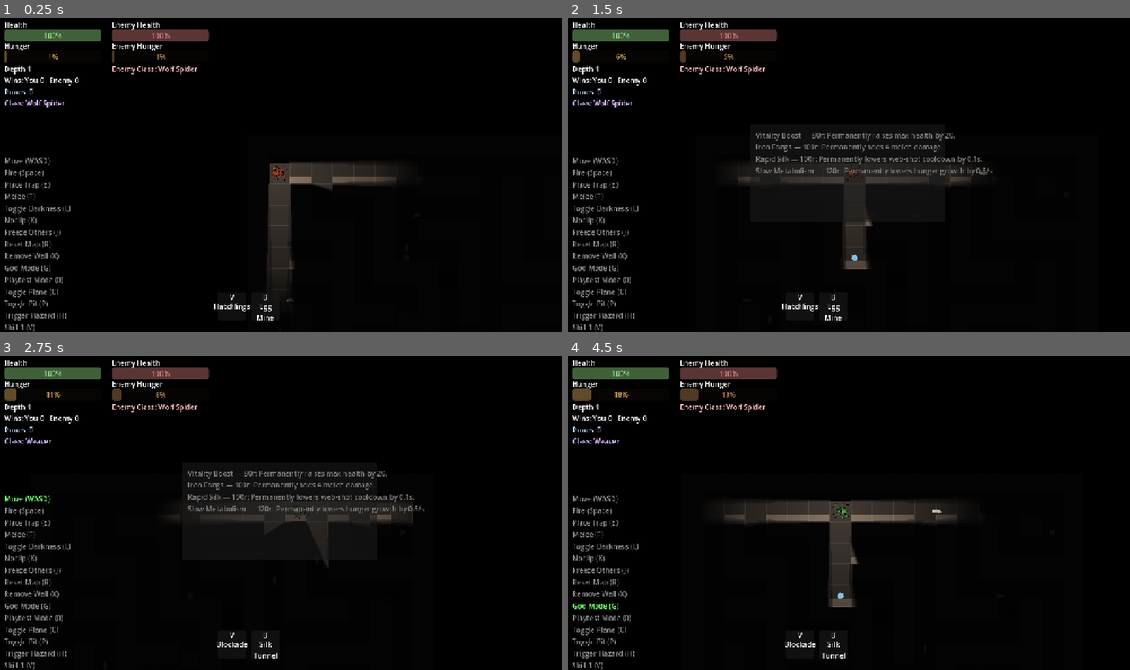
Above: before the commit, frames 1-4 (two rows, left to right).
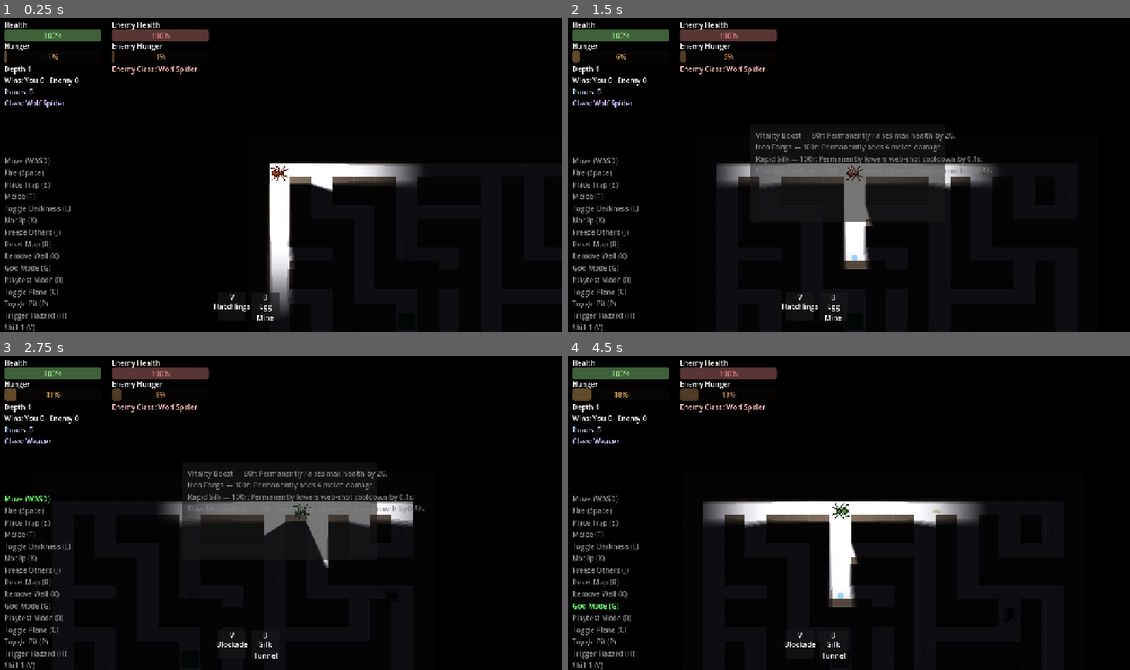
Above: after the commit, the same moments.

Repository: ehix/burrow
Game: Godot game, scene res://world/world.tscn
The game is run twice, just before and just after one commit, with the same random seed, the same clock (stepped at 60 frames per second) and the same inputs.
Inputs (mouse positions are in pixels of both pictures, inside the frame that each line leads up to):
- Up to frame 1 (0.25 s): no input
- Up to frame 2 (1.5 s): tap Enter at 0.5 s; move the mouse to (972, 156) at 0.52 s; hold D (move_right) 0.53-1.25 s; hold X (dev_remove_wall) 0.53-1.25 s; click (972, 156) at 0.67 s; tap 5 (toggle_shop) at 0.77 s; drag from (736, 187) to (871, 171) at 1.27 s
- Up to frame 3 (2.75 s): move the mouse to (337, 440) at 2.02 s; hold D (move_right) from 2.03 s (still down); hold Q (cycle_class) from 2.03 s (still down); tap X (dev_remove_wall) at 2.3 s
- Up to frame 4 (4.5 s): release D (move_right) at 2.75 s; release Q (cycle_class) at 2.75 s; drag from (820, 575) to (961, 594) at 2.77 s; move the mouse to (1017, 560) at 3.52 s; hold A (move_left) 3.53-4.25 s; hold G (dev_god_mode) 3.53-4.25 s; tap 5 (toggle_shop) at 3.77 s; tap X (dev_remove_wall) at 3.8 s; drag from (680, 462) to (809, 594) at 4.27 s

The runs differ from the first frame. In frame 1, 2.9% of the frame differs, in the area x 47-76%, y 46-96%; in frame 2, 3.5%; in frame 3, 2.7%; in frame 4, 3.7%, in the area x 23-75%, y 46-78%.

Commit message:
GroundLayer/FloorRenderer: floor dim-on-ceiling, retire ceiling_floor_color

Diff:
--- /dev/null
+++ b/assets/shaders/ground_dim.gdshader
@@ -0,0 +1,26 @@
+shader_type canvas_item;
+
+// Desaturate + darken pass for GroundLayer's "hazy background" read while
+// viewed from the ceiling (tunnel visual rework Phase 2) -- no blur
+// convolution, matching the design doc's own recommendation to start with
+// the cheaper version and only reach for a true blur pass if playtesting
+// shows it's needed. dim_enabled is a plain on/off switch, not a strength
+// dial -- GroundLayer is either the background (dimmed) or the plane in
+// focus (undimmed), never a partial blend between the two.
+uniform float saturation : hint_range(0.0, 1.0) = 0.6;
+uniform float brightness : hint_range(0.0, 1.0) = 0.75;
+uniform bool dim_enabled = false;
+
+void fragment() {
+	// No early `return` in fragment() -- this project's renderer rejects it
+	// (see outline.gdshader's identical note); every branch funnels into
+	// one COLOR assignment instead.
+	vec4 tex_color = texture(TEXTURE, UV);
+	if (dim_enabled) {
+		float luminance = dot(tex_color.rgb, vec3(0.299, 0.587, 0.114));
+		vec3 desaturated = mix(vec3(luminance), tex_color.rgb, saturation);
+		COLOR = vec4(desaturated * brightness, tex_color.a);
+	} else {
+		COLOR = tex_color;
+	}
+}
--- /dev/null
+++ b/tests/test_floor_renderer.gd
@@ -0,0 +1,18 @@
+extends GutTest
+## FloorRenderer (tunnel visual rework Phase 2): draws just the maze's open
+## floor tiles, split out of MazeRenderer so GroundLayer can dim it
+## independently of the (now wall-only) MazeRenderer. No pixel assertions
+## -- this project's own established pattern (see test_maze_renderer_plane.gd)
+## -- just that setup() doesn't error against a real maze once the engine's
+## own redraw cycle actually calls _draw() (never call _draw() directly --
+## draw_rect() requires an active redraw pass).
+
+func test_setup_does_not_error_with_a_real_maze() -> void:
+	var renderer := FloorRenderer.new()
+	add_child_autofree(renderer)
+	var maze := MazeGenerator.generate(3, 3, 1)
+
+	renderer.setup(maze, 48)
+	await renderer.get_tree().process_frame
+
+	assert_true(true, "reached this point without erroring")
--- /dev/null
+++ b/tests/test_ground_layer.gd
@@ -0,0 +1,39 @@
+extends GutTest
+## GroundLayer (tunnel visual rework Phase 2): a CanvasGroup carrying the
+## desaturate/darken shader for the "hazy background" read while the
+## player is on the ceiling. set_dimmed() lazily creates the material on
+## _ready() and just flips one uniform -- no ref-counting needed (unlike
+## OutlineFx's outline toggle), since only Level's own plane-focus refresh
+## ever calls this for one node.
+
+func _make_ground_layer() -> GroundLayer:
+	var layer := GroundLayer.new()
+	add_child_autofree(layer)
+	return layer
+
+
+func test_ready_creates_the_shader_material() -> void:
+	var layer := _make_ground_layer()
+
+	var mat := layer.material as ShaderMaterial
+	assert_not_null(mat)
+	assert_eq(mat.shader, GroundLayer.GroundDimShader)
+
+
+func test_set_dimmed_true_sets_the_shader_parameter() -> void:
+	var layer := _make_ground_layer()
+
+	layer.set_dimmed(true)
+
+	var mat := layer.material as ShaderMaterial
+	assert_true(mat.get_shader_parameter("dim_enabled"))
+
+
+func test_set_dimmed_false_clears_the_shader_parameter() -> void:
+	var layer := _make_ground_layer()
+	layer.set_dimmed(true)
+
+	layer.set_dimmed(false)
+
+	var mat := layer.material as ShaderMaterial
+	assert_false(mat.get_shader_parameter("dim_enabled"))
--- a/tests/test_level_plane_focus.gd
+++ b/tests/test_level_plane_focus.gd
@@ -92,3 +92,23 @@
 	var mat := enemy_sprite.material as ShaderMaterial
 	assert_almost_eq(mat.get_shader_parameter("body_alpha"), camo_alpha, 0.001,
 		"plane-focus dimming must not overwrite Camouflage's own body_alpha")
+
+
+func test_refresh_plane_focus_dims_ground_layer_when_player_is_on_ceiling() -> void:
+	var level := _make_level()
+	var player_plane := level.player.get_node("PlaneComponent") as PlaneComponent
+	player_plane.current_plane = Level.Layer.CEILING
+
+	level._refresh_plane_focus()
+
+	var mat := level._ground_layer.material as ShaderMaterial
+	assert_true(mat.get_shader_parameter("dim_enabled"), "ground is background while the player is on the ceiling")
+
+
+func test_refresh_plane_focus_keeps_ground_layer_undimmed_when_player_is_on_ground() -> void:
+	var level := _make_level()
+
+	level._refresh_plane_focus() # default GROUND
+
+	var mat := level._ground_layer.material as ShaderMaterial
+	assert_false(mat.get_shader_parameter("dim_enabled"), "ground is the plane in focus, not background")
--- a/tests/test_maze_renderer_plane.gd
+++ b/tests/test_maze_renderer_plane.gd
@@ -1,8 +1,10 @@
 extends GutTest
-## MazeRenderer's per-plane floor color (ceiling/plane mechanics rework):
-## replaces the old ceiling sprite tint with a floor re-color, so the ground
-## renders in floor_color and the ceiling in ceiling_floor_color — the
-## roadmap's literal "floor re-colors (not spider)" requirement.
+## MazeRenderer's per-plane wall orientation (tunnel visual rework Phase 2):
+## _active_plane now drives which way a wall's front face renders (see
+## _draw_wall_ground()/_draw_wall_ceiling()) rather than a floor recolor --
+## floor rendering moved to FloorRenderer/GroundLayer, which handles "which
+## plane am I on" via dimming instead (see test_ground_layer.gd,
+## test_level_plane_focus.gd).
 
 func _make_renderer() -> MazeRenderer:
 	var renderer := MazeRenderer.new()
@@ -33,9 +35,3 @@
 	renderer.set_active_plane(Level.Layer.GROUND)
 
 	assert_eq(renderer._active_plane, Level.Layer.GROUND)
-
-
-func test_floor_and_ceiling_colors_are_distinct() -> void:
-	var renderer := _make_renderer()
-
-	assert_ne(renderer.floor_color, renderer.ceiling_floor_color)
--- /dev/null
+++ b/world/ground_layer.gd
@@ -0,0 +1,35 @@
+class_name GroundLayer
+extends CanvasGroup
+## Everything ground-resident that should read as a hazy background layer
+## while the player is on the ceiling (tunnel visual rework Phase 2, design:
+## docs/superpowers/specs/2026-07-14-tunnel-visual-rework-design.md) --
+## FloorRenderer's floor tiles, hazard markers (pits/water), larvae, and
+## items all get parented here (see Level's spawn methods). A CanvasGroup
+## flattens all of that into one texture so a single shader pass can
+## desaturate/darken it as a unit, rather than tinting each child
+## individually. Plane-aware entities (Player/Enemy and anything they can
+## place on either plane) stay outside this node -- they already have
+## their own per-entity dimming (Level._refresh_plane_focus's body_alpha),
+## a different question ("is this specific entity on the off-plane") from
+## "is this static ground content in the background right now." Both
+## Centipede types stay outside this node too, for a different reason:
+## a Centipede's body is the same width as the tunnel itself, so it must
+## read identically regardless of plane, unlike a loose larva or item.
+
+const GroundDimShader := preload("res://assets/shaders/ground_dim.gdshader")
+
+var _material: ShaderMaterial
+
+
+func _ready() -> void:
+	_material = ShaderMaterial.new()
+	_material.shader = GroundDimShader
+	material = _material
+
+
+## Toggles the hazy-background treatment -- Level calls this from
+## _refresh_plane_focus() whenever the focus plane (the player's own)
+## changes: dimmed while CEILING is in focus (the ground is background),
+## full clarity while GROUND is in focus (the ground is what's underfoot).
+func set_dimmed(dimmed: bool) -> void:
+	_material.set_shader_parameter("dim_enabled", dimmed)
--- a/world/level.gd
+++ b/world/level.gd
@@ -126,6 +126,8 @@
 @onready var _walls: StaticBody2D = $Walls
 @onready var _occluders: Node2D = $Occluders
 @onready var _renderer: MazeRenderer = $Renderer
+@onready var _ground_layer: GroundLayer = $GroundLayer
+@onready var _floor_renderer: FloorRenderer = $GroundLayer/FloorRenderer
 @onready var _entities: Node2D = $Entities
 ## Sense's overlays live here, not under Level directly: CanvasModulate
 ## darkens the whole default canvas and no per-CanvasItem shader can opt
@@ -191,6 +193,7 @@
 	maze = MazeGenerator.generate(MAZE_COLS, MAZE_ROWS, GameState.maze_seed(), LOOP_CHANCE)
 	ceiling = CeilingData.new(maze)
 	_renderer.setup(maze, TILE_SIZE)
+	_floor_renderer.setup(maze, TILE_SIZE)
 	_build_collision_and_occluders()
 	_astar = GridNav.build(maze, TILE_SIZE)
 	_larva_cap = mini(LARVA_CAP_MAX, maxi(LARVA_COUNT, maze.open_cells().size() / LARVA_TILES_PER_CAP))
@@ -455,6 +458,7 @@
 	if _astar != null:
 		_astar.set_point_solid(tile, false)
 	_renderer.queue_redraw()
+	_floor_renderer.queue_redraw()
 	for flood in _active_floods:
 		if flood.absorb_new_opening(self, tile):
 			break
@@ -667,6 +671,7 @@
 	if _astar != null:
 		_astar.set_point_solid(tile, true)
 	_renderer.queue_redraw()
+	_floor_renderer.queue_redraw()
 	return true
 
 
@@ -744,6 +749,7 @@
 	if player == null or enemy == null:
 		return
 	var focus_plane := PlaneComponent.effective_plane(player)
+	_ground_layer.set_dimmed(focus_plane == Layer.CEILING)
 	for node in [player, enemy]:
 		if not is_instance_valid(node):
 			continue
--- a/world/level.tscn
+++ b/world/level.tscn
@@ -1,13 +1,21 @@
-[gd_scene load_steps=3 format=3]
+[gd_scene load_steps=5 format=3]
 
 [ext_resource type="Script" path="res://world/level.gd" id="1_level"]
 [ext_resource type="Script" path="res://world/maze/maze_renderer.gd" id="2_renderer"]
+[ext_resource type="Script" path="res://world/ground_layer.gd" id="3_ground_layer"]
+[ext_resource type="Script" path="res://world/maze/floor_renderer.gd" id="4_floor_renderer"]
 
 [node name="Level" type="Node2D"]
 script = ExtResource("1_level")
 
 [node name="CanvasModulate" type="CanvasModulate" parent="."]
 color = Color(0.05, 0.05, 0.07, 1)
+
+[node name="GroundLayer" type="CanvasGroup" parent="."]
+script = ExtResource("3_ground_layer")
+
+[node name="FloorRenderer" type="Node2D" parent="GroundLayer"]
+script = ExtResource("4_floor_renderer")
 
 [node name="Renderer" type="Node2D" parent="."]
 script = ExtResource("2_renderer")
--- /dev/null
+++ b/world/maze/floor_renderer.gd
@@ -0,0 +1,32 @@
+class_name FloorRenderer
+extends Node2D
+## Draws just the maze's open floor tiles (tunnel visual rework Phase 2) --
+## split out of MazeRenderer, which now draws only walls, so this can live
+## inside GroundLayer and get desaturated/darkened as a unit while
+## MazeRenderer's walls (crisp foreground) stay outside it. Always draws
+## the one true ground floor_color -- the old per-plane ceiling_floor_color
+## recolor is retired: a real background layer that dims independently
+## makes a second recolor redundant. Redrawn on setup() and whenever
+## Level's own wall-editing calls (dev_remove_wall_at, collapse_tile_at)
+## already redraw MazeRenderer -- no per-frame redraw needed, since floor
+## geometry has no per-frame-changing state (no fade dependency, unlike
+## MazeRenderer's walls).
+
+var _maze: MazeData
+var _tile_size := 48
+var floor_color := Color(0.17, 0.15, 0.13)
+
+
+func setup(maze: MazeData, tile_size: int) -> void:
+	_maze = maze
+	_tile_size = tile_size
+	queue_redraw()
+
+
+func _draw() -> void:
+	if _maze == null:
+		return
+	for y in _maze.height:
+		for x in _maze.width:
+			if _maze.is_open(x, y):
+				draw_rect(Rect2(x * _tile_size, y * _tile_size, _tile_size, _tile_size), floor_color)
--- a/world/maze/maze_renderer.gd
+++ b/world/maze/maze_renderer.gd
@@ -13,19 +13,16 @@
 ## SpriteCook art exists; the collision/occluder/navigation pipeline is
 ## built separately by Level, so it's unaffected either way.
 ##
-## Ceiling/plane mechanics rework: open tiles render in floor_color or
-## ceiling_floor_color depending on which plane the player currently
-## occupies (set_active_plane(), driven by Level) — replaces the old
-## per-sprite ceiling tint entirely. Wall rendering is unchanged on both
-## planes for now: walls exist identically on both layers (CeilingData
-## mirrors MazeData's wall geometry 1:1), and the ceiling-plane inverse
-## wall treatment (front face hanging down
-## instead of rising up) is implemented via _draw_wall_ceiling().
+## Tunnel visual rework Phase 2: floor rendering (including the old
+## per-plane ceiling_floor_color recolor) has moved to FloorRenderer/
+## GroundLayer, which reads "which plane am I on" via dimming instead of a
+## color swap -- see docs/superpowers/specs/2026-07-14-tunnel-visual-
+## rework-design.md. This class now draws walls only. set_active_plane()
+## still drives which way a wall's front face renders (_draw_wall_ground()
+## vs _draw_wall_ceiling()).
 
 var _maze: MazeData
 var _tile_size := 48
-var floor_color := Color(0.17, 0.15, 0.13)
-var ceiling_floor_color := Color(0.13, 0.17, 0.24)
 var wall_top_face_color := Color(0.36, 0.31, 0.26)
 var wall_front_face_color := Color(0.2, 0.16, 0.12)
 ## Grid lines on top of open floor tiles, so the tile-stepped movement reads
@@ -81,12 +78,9 @@
 func _draw() -> void:
 	if _maze == null:
 		return
-	var open_color := floor_color if _active_plane == Level.Layer.GROUND else ceiling_floor_color
 	for y in _maze.height:
 		for x in _maze.width:
-			if _maze.is_open(x, y):
-				draw_rect(Rect2(x * _tile_size, y * _tile_size, _tile_size, _tile_size), open_color)
-			else:
+			if not _maze.is_open(x, y):
 				_draw_wall(Vector2i(x, y))
 	_draw_grid_lines()
 
Not shown, added: assets/shaders/ground_dim.gdshader.uid
Not shown, added: tests/test_floor_renderer.gd.uid
Not shown, added: tests/test_ground_layer.gd.uid
Not shown, added: world/ground_layer.gd.uid
Not shown, added: world/maze/floor_renderer.gd.uid
